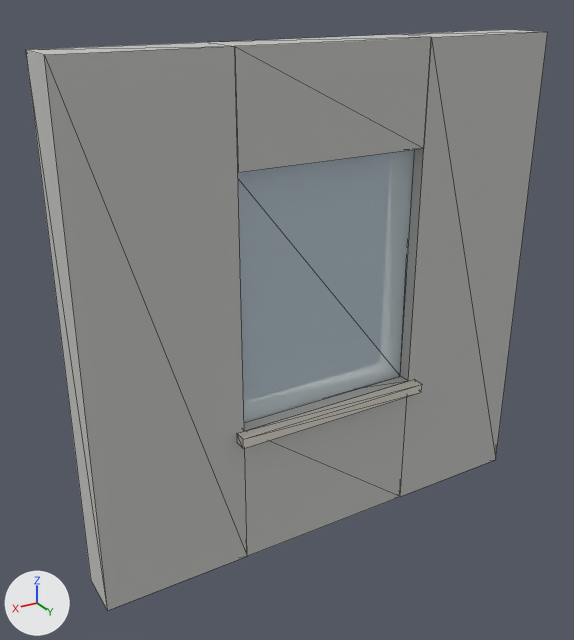
An edit to the glTF model assets/kits/building/fac_concrete_win_a.glb, drawn before and after from the same camera.
The view is the same before and after, from a 50 mm camera at (3.93, 3.83, 3.3) aimed at (1.7, 0.11, 1.43). Arrows for +X, +Y and +Z are at lower left; the lights stay in place. The picture after the commit comes second. Mesh edges are drawn as thin lines. Objects named as collision shapes, trigger or cutter boxes, shadow casters or lower levels of detail are left out. Vertices at exactly the same position are counted once.

The scene before the commit, as lines of its bpy script (objects in view):
```python
me_fac_concrete_win_a = bpy.data.meshes.new('fac_concrete_win_a')
me_fac_concrete_win_a.from_pydata(...)  # 40 vertices, 72 faces; spans x 0.0..3.0, y 0.0..0.38, z 0.0..3.0
# faces by material slot: [48, 12, 12]
me_fac_concrete_win_a.materials.append(mat_m_concrete)  # light grey #c4c4c0
me_fac_concrete_win_a.materials.append(mat_m_glass)  # pale blue #daedf6
me_fac_concrete_win_a.materials.append(mat_m_stone)  # light grey #dfdace
ob_fac_concrete_win_a = bpy.data.objects.new('fac_concrete_win_a', me_fac_concrete_win_a)
ob_fac_concrete_win_a.location = (0.0, 0.0, 0.0)
```
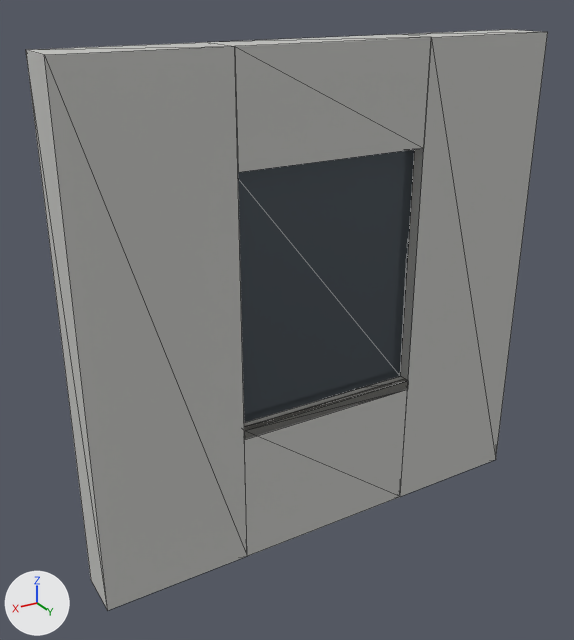
The change in detail:
Material 'M_window' (mat_m_window) is new.
Its base color is (0.1, 0.12, 0.14) (dark grey #596169).
Its metallic is 0.6.
Its roughness is 0.08.
me_fac_concrete_win_a is used by ob_fac_concrete_win_a; location (0.0, 0.0, 0.0).
me_fac_concrete_win_a had 40 vertices, 72 faces and spanned x 0.0..3.0, y 0.0..0.38, z 0.0..3.0.
me_fac_concrete_win_a now has 38 vertices, 72 faces and spans x 0.0..3.0, y 0.0..0.3, z 0.0..3.0.
Part 1, on me_fac_concrete_win_a:
8 vertices are removed from x 0.85..2.15, y 0.3..0.38, z 0.84..0.9.
12 faces are deleted.
6 vertices are added at (0.9, 0.3, 0.84), (0.9, 0.26, 0.84), (0.9, 0.26, 0.9), (2.1, 0.3, 0.84), (2.1, 0.26, 0.9), (2.1, 0.26, 0.84).
12 new faces join them, mat_m_stone (light grey #dfdace).
me_fac_concrete_win_a part 2: 12 faces spanning x 0.9..2.1, y 0.2..0.22, z 0.9..2.4 switch from mat_m_glass (pale blue #daedf6) to mat_m_window (dark grey #596169).

Pixel boxes (x1, y1, x2, y2) of what changed, in the pictures (574 x 640 px; the box of a moved part takes in the faces that stretch with it):
part 1 of me_fac_concrete_win_a, moved or reshaped: before (237, 379, 422, 449); after (244, 379, 408, 439)
part 2 of me_fac_concrete_win_a, recoloured: (238, 149, 415, 423) in both
